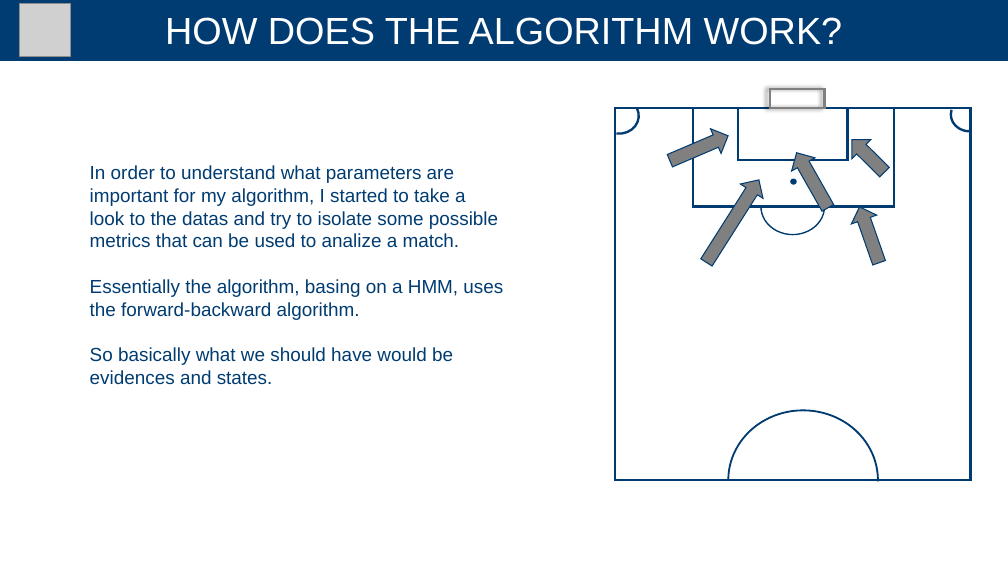
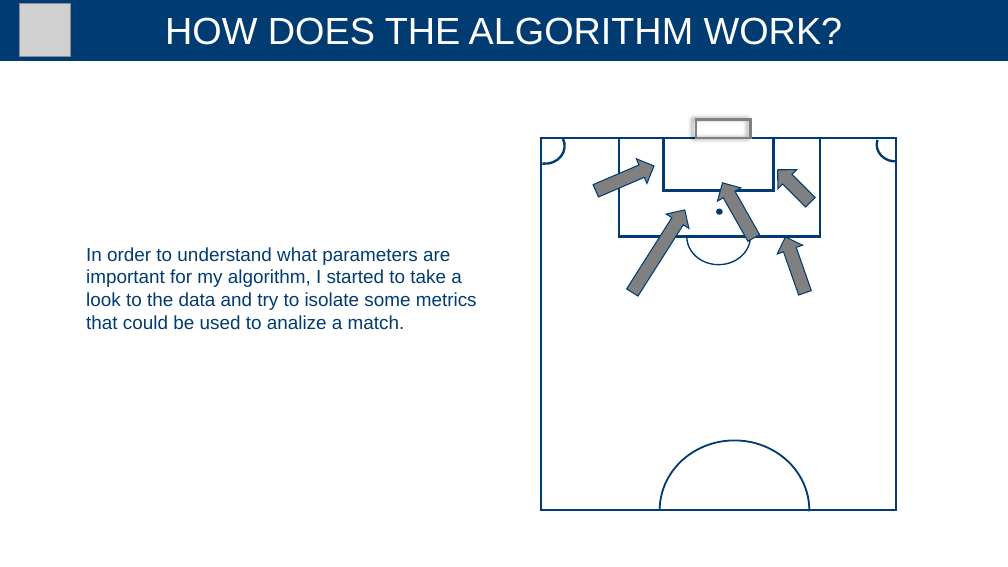
Before and after one commit to andreaTufo/FootballBettingDetectionSystem, a slide deck: slide 4 of presentation/presentation.pptx. Drawn at 1008x567 pixels with LibreOffice and Linux fonts; fonts in the diff are those of the drawing; grey boxes stand for pictures. Boxes give left, top, right and bottom in pixels: in the first picture for what was removed or moved away, otherwise in the second. Text is boxed around its words. In the diff, an @@ line names an element or a change of style, - is before the commit and + after.

```diff
--- a/presentation/presentation.pptx
+++ b/presentation/presentation.pptx
@@ 5 right arrows, 4 rectangles, 2 arc (boxed as its full ellipse)s, 1 arch (boxed as its full ring), 1 ellipse: place and size @@
-5 right arrows, 4 rectangles, 2 arc (boxed as its full ellipse)s, 1 arch (boxed as its full ring), 1 ellipse at <box>597,89,989,480</box>
+5 right arrows, 4 rectangles, 2 arc (boxed as its full ellipse)s, 1 arch (boxed as its full ring), 1 ellipse at <box>523,119,914,510</box>
@@ text at <box>86,247,477,330</box>: text changed @@
-In order to understand what parameters are important for my algorithm, I started to take a look to the datas and try to isolate some possible metrics that can be used to analize a match.
-Essentially the algorithm, basing on a HMM, uses the forward-backward algorithm.
-So basically what we should have would be evidences and states.
+In order to understand what parameters are important for my algorithm, I started to take a look to the data and try to isolate some metrics that could be used to analize a match.
@@ arch (boxed as its full ring): place and size @@
-arch (boxed as its full ring) at <box>728,410,879,551</box>
+arch (boxed as its full ring) at <box>659,440,810,567</box>
```
Also in this commit, not shown: 6 other slides changed, 2 slides added.
